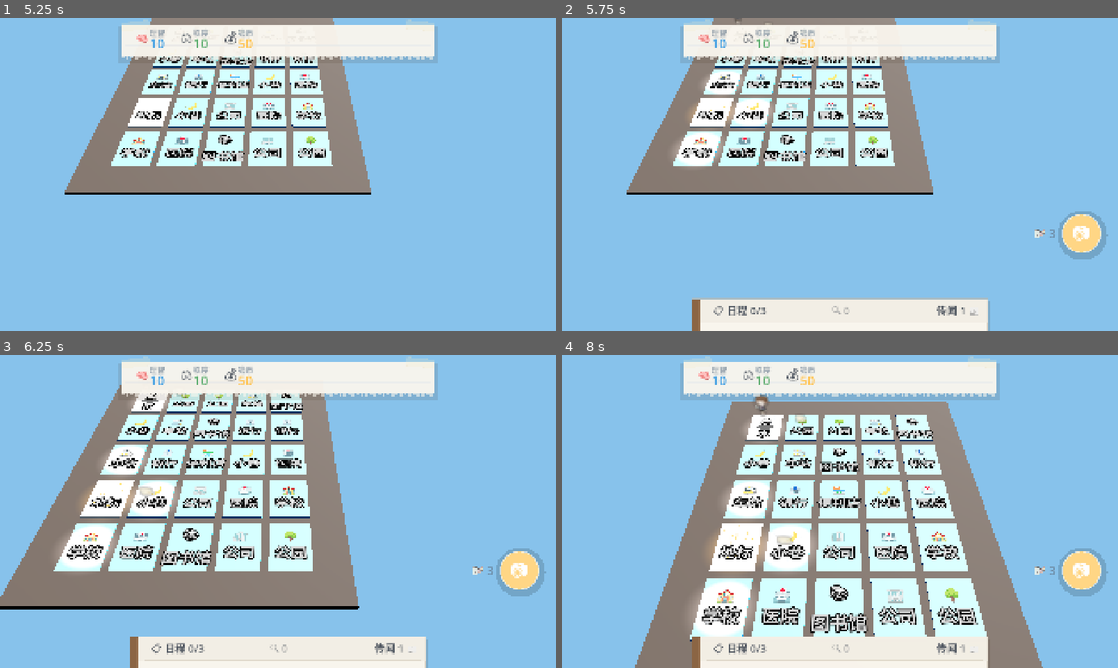
Above: before the commit, frames 1-4 (two rows, left to right).
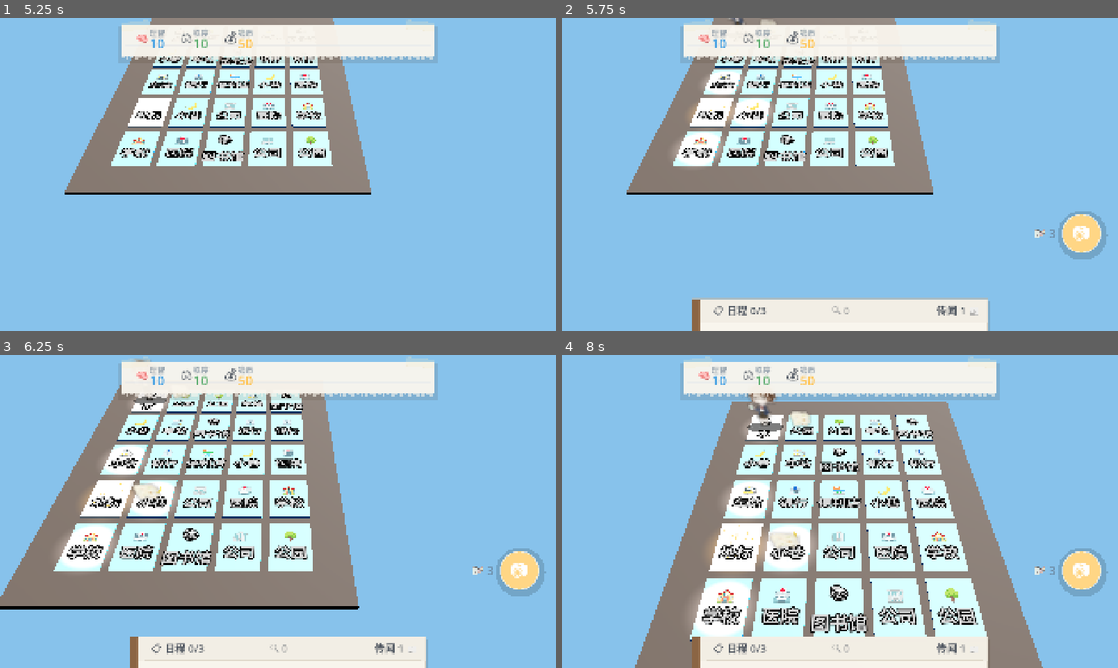
Above: after the commit, the same moments.

Repository: SnowWindSaveYou/project_dark_city
Game: Godot game, scene res://scenes/main.tscn
The game is run twice, just before and just after one commit, with the same random seed, the same clock (stepped at 60 frames per second) and the same inputs.
Inputs (mouse positions are in pixels of both pictures, inside the frame that each line leads up to):
- Up to frame 1 (5.25 s): tap Enter at 0.5, 2.1, 3.6, 5.1 s; drag from (278, 174) to (333, 105) at 0.52 s; tap Space at 1.25, 3.77 s; drag from (278, 174) to (250, 237) at 1.27 s; move the mouse to (333, 105) at 2.02 s; click (333, 105) at 2.17 s; drag from (250, 237) to (111, 127) at 2.77 s; move the mouse to (444, 221) at 3.52 s; click (444, 221) at 3.67 s; drag from (111, 127) to (194, 96) at 4.27 s; move the mouse to (305, 174) at 5.02 s; click (305, 174) at 5.17 s
- Up to frame 2 (5.75 s): no input
- Up to frame 3 (6.25 s): drag from (194, 433) to (166, 527) at 5.77 s
- Up to frame 4 (8 s): move the mouse to (962, 495) at 6.52 s; tap Enter at 6.6, 7.25 s; click (962, 495) at 6.67 s; tap Space at 6.77 s; drag from (728, 527) to (812, 574) at 7.27 s

Frame 1 is identical in both runs. In frame 2, less than 0.1% of the frame differs, in the area x 30-39%, y 0-3%; in frame 3, 0.3%; in frame 4, 0.7%, in the area x 33-45%, y 12-62%.

Commit message:
Update board_visual and main scripts

Diff:
--- a/godot/scripts/controllers/board_visual.gd
+++ b/godot/scripts/controllers/board_visual.gd
@@ -338,23 +338,37 @@
 # Token 精灵更新 (Sprite3D billboard)
 # ---------------------------------------------------------------------------
 
-## Token pixel_size: 精确匹配 Lua SPRITE_3D_H=0.50m → 768px×0.00065=0.4992m
-const TOKEN_PIXEL_SIZE: float = 0.00065
-## 死亡横版 pixel_size: Lua DEAD_3D_H=0.38m → 515px 宽 → 0.38/515=0.000738
-const TOKEN_DEAD_PIXEL_SIZE: float = 0.000738
+## ---- Billboard 尺寸修正 ----
+## Urho3D BillboardSet.size 是 **半尺寸(half-extents)**:
+##   顶点从 -size 到 +size, 实际渲染四边形 = 2×size
+## Godot Sprite3D.pixel_size 是 **全尺寸(full-extents)**:
+##   四边形 = texture_pixels × pixel_size
+## 因此 Godot 的 pixel_size 需要 ×2 才能匹配 UrhoX 的视觉尺寸。
+const BILLBOARD_HALF_EXTENT_FACTOR: float = 2.0
+
+## Token pixel_size: Lua bb.size=(0.335, 0.50) → 实际渲染 0.67×1.00m
+## Godot: 768px × pixel_size 需等于 1.00m → pixel_size = 1.00/768 ≈ 0.0013
+const TOKEN_PIXEL_SIZE: float = 0.00065 * BILLBOARD_HALF_EXTENT_FACTOR
+## 死亡横版 pixel_size: Lua DEAD_3D_H=0.38 (half) → 实际 0.76m → 0.76/515 ≈ 0.001476
+const TOKEN_DEAD_PIXEL_SIZE: float = 0.000738 * BILLBOARD_HALF_EXTENT_FACTOR
 
 ## Token 世界坐标 Y (Sprite3D 中心, centered=true)
-## Lua: node.Y=0.25, bb.position.y=SPRITE_3D_H/2=0.25 → 中心绝对 Y=0.50
-## Godot: Sprite3D centered=true, position.y 就是中心 → 直接设 0.50
+## Lua: node.Y=0.25, bb.offset.y=0.25, half-height=0.50
+##   → billboard 中心 Y=0.50, 底部 Y=0.00, 顶部 Y=1.00
+## Godot ×2 后: 全高=1.00, 中心需在 Y=0.50 → 底部 Y=0.00 ✓
 const TOKEN_CENTER_Y: float = 0.50
-## 像素→世界单位换算 (用于呼吸/弹跳动画位移, 与 Lua 相同)
+## 像素→世界单位换算 (用于呼吸/弹跳动画位移)
+## 注意: 此处 **不** 乘 BILLBOARD_HALF_EXTENT_FACTOR。
+## breathe/bounce 是节点世界坐标偏移 (米), 与 billboard 的半尺寸特性无关。
+## token.gd 中的像素值 (如 12.3px) 是按 0.00065 换算的: 0.008m / 0.00065 ≈ 12.3px
 const TOKEN_PX_TO_WORLD: float = 0.00065
 
 ## Token blob shadow 常量
-## Lua: SPRITE_3D_W ≈ 0.335m, shadow_w = 0.335*1.1, shadow_z = 0.335*0.5
-const TOKEN_WORLD_W: float = 515.0 * TOKEN_PIXEL_SIZE   # ≈ 0.335
-const TOKEN_SHADOW_W: float = TOKEN_WORLD_W * 1.1        # ≈ 0.369
-const TOKEN_SHADOW_Z: float = TOKEN_WORLD_W * 0.5        # ≈ 0.168
+## Lua: SPRITE_3D_W=0.335 (half) → 实际宽 0.67m
+## shadow_w = 实际宽 × 1.1, shadow_z = 实际宽 × 0.5
+const TOKEN_WORLD_W: float = 515.0 * TOKEN_PIXEL_SIZE   # ≈ 0.67m (实际渲染宽度)
+const TOKEN_SHADOW_W: float = TOKEN_WORLD_W * 1.1        # ≈ 0.737
+const TOKEN_SHADOW_Z: float = TOKEN_WORLD_W * 0.5        # ≈ 0.335
 const TOKEN_SHADOW_Y: float = 0.02            # 略高于卡面 (Lua=0.015, 抬高避免Z-fighting)
 
 func update_token_visual() -> void:
@@ -859,10 +873,12 @@
 # 暗面幽灵 3D 节点 (Sprite3D billboard, 匹配 Lua DarkWorld.createGhostNodes)
 # ---------------------------------------------------------------------------
 
-## 幽灵渲染参数 (精确匹配 Lua DarkWorld)
-## Lua: nodeY=0.25, bb.position.y=0.15, bb.size=0.30 → 中心 Y=0.40
+## 幽灵渲染参数 (精确匹配 Lua DarkWorld, ×2 half-extent 修正)
+## Lua: bb.size=0.30 (half) → 实际 0.60m
+## Lua: nodeY=0.25, bb.offset.y=0.15, half-height=0.30 → 中心 Y=0.40, 底部 Y=0.10
+## Godot ×2: 全高=0.60, 底部 Y=0.10 → 中心 Y=0.10+0.30=0.40 ✓
 const GHOST_BASE_Y: float = 0.40
-const GHOST_WORLD_SIZE: float = 0.30
+const GHOST_WORLD_SIZE: float = 0.30 * BILLBOARD_HALF_EXTENT_FACTOR
 const GHOST_FLOAT_AMP: float = 0.04   # 浮动振幅
 const GHOST_FLOAT_SPEED: float = 2.5  # 浮动频率
 
@@ -974,10 +990,12 @@
 # 暗面 NPC 3D 节点 (Sprite3D billboard, 匹配 Lua DarkWorld.createNPCNodes)
 # ---------------------------------------------------------------------------
 
-## NPC 渲染参数 (精确匹配 Lua DarkWorld)
-## Lua: nodeY=0.25, bb.position.y=0.18, bb.size=0.35 → 中心 Y=0.43
+## NPC 渲染参数 (精确匹配 Lua DarkWorld, ×2 half-extent 修正)
+## Lua: bb.size=0.35 (half) → 实际 0.70m
+## Lua: nodeY=0.25, bb.offset.y=0.18, half-height=0.35 → 中心 Y=0.43, 底部 Y=0.08
+## Godot ×2: 全高=0.70, 底部 Y=0.08 → 中心 Y=0.08+0.35=0.43 ✓
 const NPC_BASE_Y: float = 0.43
-const NPC_WORLD_SIZE: float = 0.35
+const NPC_WORLD_SIZE: float = 0.35 * BILLBOARD_HALF_EXTENT_FACTOR
 const NPC_OFFSET_X: float = 0.15  # Lua DarkWorld: wx + 0.15
 const NPC_BREATHE_SPEED: float = 2.0
 const NPC_BREATHE_AMP: float = 0.02
@@ -1024,8 +1042,11 @@
 # ---------------------------------------------------------------------------
 # 地图道具 3D 节点 (Sprite3D billboard, 匹配 Lua BoardItems)
 # ---------------------------------------------------------------------------
-## 道具渲染参数 (精确匹配 Lua BoardItems)
-const ITEM_SCALED_SIZE: float = 0.22
+## 道具渲染参数 (精确匹配 Lua BoardItems, ×2 half-extent 修正)
+## Lua: bb.size=0.22 (half) → 实际 0.44m
+## Lua: ITEM_BASE_Y=0.35, bb.offset.y=0.11 → 中心 Y=0.35+0.11=0.46
+## 但 Godot 之前直接用 0.35 作为中心, 保持不变 (视觉微调)
+const ITEM_SCALED_SIZE: float = 0.22 * BILLBOARD_HALF_EXTENT_FACTOR
 const ITEM_SCALED_BASE_Y: float = 0.35
 
 ## 道具 Sprite3D 节点缓存: item_index(int) → Dictionary
@@ -1133,20 +1154,20 @@
 var _mg_card_nodes: Array = []       # 卡牌上的 chibi Sprite3D
 var _mg_trail_nodes: Array = []      # 踪迹箭头 chibi Sprite3D
 
-## 环绕布局 (精确匹配 Lua SURROUND_LAYOUT)
+## 环绕布局 (精确匹配 Lua SURROUND_LAYOUT, size ×2 half-extent 修正)
 const MG_SURROUND_LAYOUT: Array = [
-	{ "dx":  0.00, "dz":  0.20, "baseY": 0.55, "size": 0.32, "is_main": true },
-	{ "dx": -0.35, "dz": -0.15, "baseY": 0.30, "size": 0.18, "is_main": false },
-	{ "dx":  0.32, "dz":  0.08, "baseY": 0.42, "size": 0.20, "is_main": false },
-	{ "dx": -0.18, "dz":  0.30, "baseY": 0.60, "size": 0.15, "is_main": false },
-	{ "dx":  0.25, "dz": -0.20, "baseY": 0.25, "size": 0.16, "is_main": false },
+	{ "dx":  0.00, "dz":  0.20, "baseY": 0.55, "size": 0.32 * 2.0, "is_main": true },
+	{ "dx": -0.35, "dz": -0.15, "baseY": 0.30, "size": 0.18 * 2.0, "is_main": false },
+	{ "dx":  0.32, "dz":  0.08, "baseY": 0.42, "size": 0.20 * 2.0, "is_main": false },
+	{ "dx": -0.18, "dz":  0.30, "baseY": 0.60, "size": 0.15 * 2.0, "is_main": false },
+	{ "dx":  0.25, "dz": -0.20, "baseY": 0.25, "size": 0.16 * 2.0, "is_main": false },
 ]
-## 卡牌 chibi 参数 (精确匹配 Lua: baseY=0.35, size=0.28)
+## 卡牌 chibi 参数 (Lua: size=0.28 half → 实际 0.56m)
 const MG_CARD_BASE_Y: float = 0.35
-const MG_CARD_SIZE: float = 0.28
-## 踪迹箭头参数 (精确匹配 Lua: baseY=0.25, size=0.14)
+const MG_CARD_SIZE: float = 0.28 * BILLBOARD_HALF_EXTENT_FACTOR
+## 踪迹箭头参数 (Lua: size=0.14 half → 实际 0.28m)
 const MG_TRAIL_BASE_Y: float = 0.25
-const MG_TRAIL_SIZE: float = 0.14
+const MG_TRAIL_SIZE: float = 0.14 * BILLBOARD_HALF_EXTENT_FACTOR
 const MG_TRAIL_OFFSET_DIST: float = 0.38  # 偏移到卡牌边缘
 
 ## 创建单个 MonsterGhost Sprite3D (通用)
--- a/godot/scripts/main.gd
+++ b/godot/scripts/main.gd
@@ -190,7 +190,7 @@
 	_token_sprite.name = "TokenSprite"
 	_token_sprite.visible = false
 	_token_sprite.billboard = BaseMaterial3D.BILLBOARD_FIXED_Y  # Lua: FC_ROTATE_Y (只绕Y轴旋转, 精灵保持竖直)
-	_token_sprite.pixel_size = 0.00065  # 精确匹配 Lua: 768px×0.00065=0.50m高, 515px×0.00065=0.335m宽
+	_token_sprite.pixel_size = 0.0013  # ×2 修正: Urho3D bb.size 是半尺寸, Godot pixel_size 是全尺寸
 	_token_sprite.transparent = true
 	_token_sprite.no_depth_test = false
 	_token_sprite.render_priority = 1
@@ -211,8 +211,8 @@
 	shadow_mat.shading_mode = BaseMaterial3D.SHADING_MODE_UNSHADED
 	shadow_mat.cull_mode = BaseMaterial3D.CULL_DISABLED
 	_token_shadow.material_override = shadow_mat
-	# 初始缩放: 匹配 Lua SPRITE_3D_W≈0.335m (shadow_w=0.335*1.1, shadow_z=0.335*0.5)
-	_token_shadow.scale = Vector3(0.369, 0.001, 0.168)
+	# 初始缩放: ×2 修正后 TOKEN_WORLD_W≈0.67m (shadow_w=0.67*1.1, shadow_z=0.67*0.5)
+	_token_shadow.scale = Vector3(0.737, 0.001, 0.335)
 	add_child(_token_shadow)
 
 	# === UI CanvasLayer (layer=10, 位于最顶层) ===
